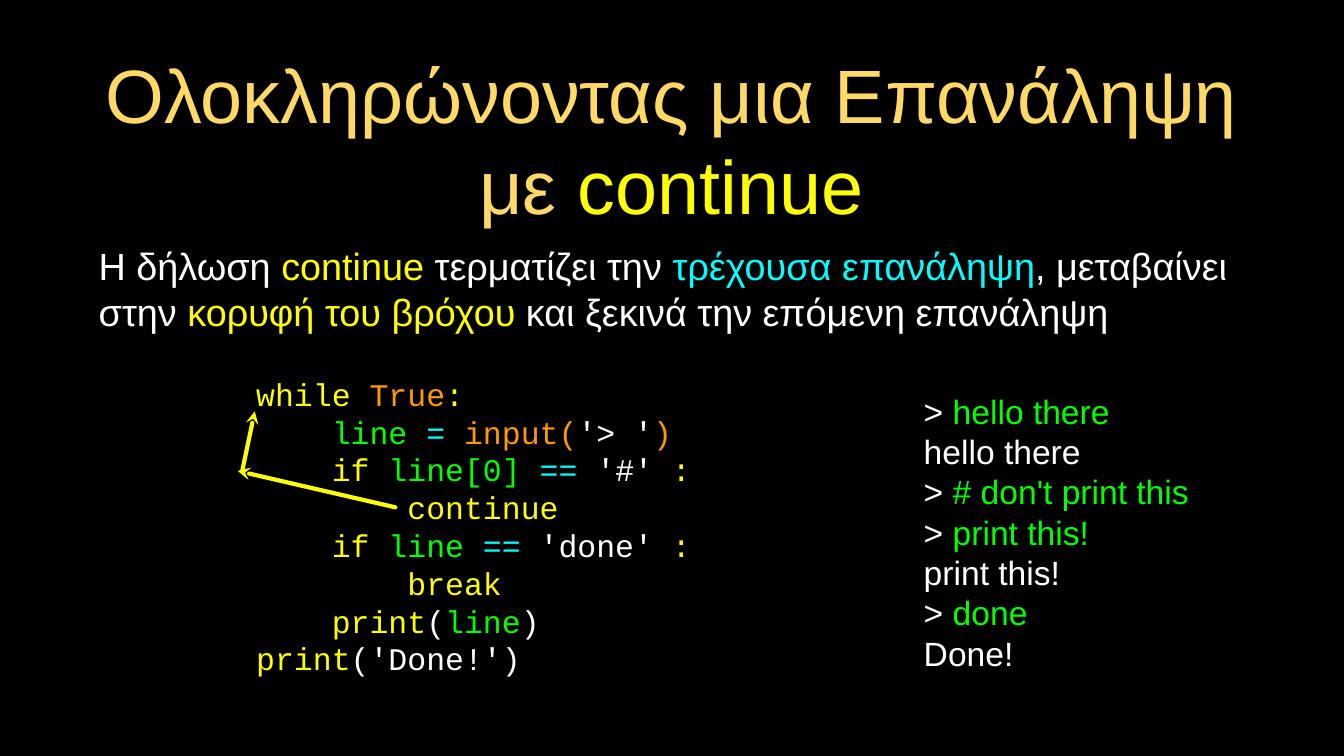
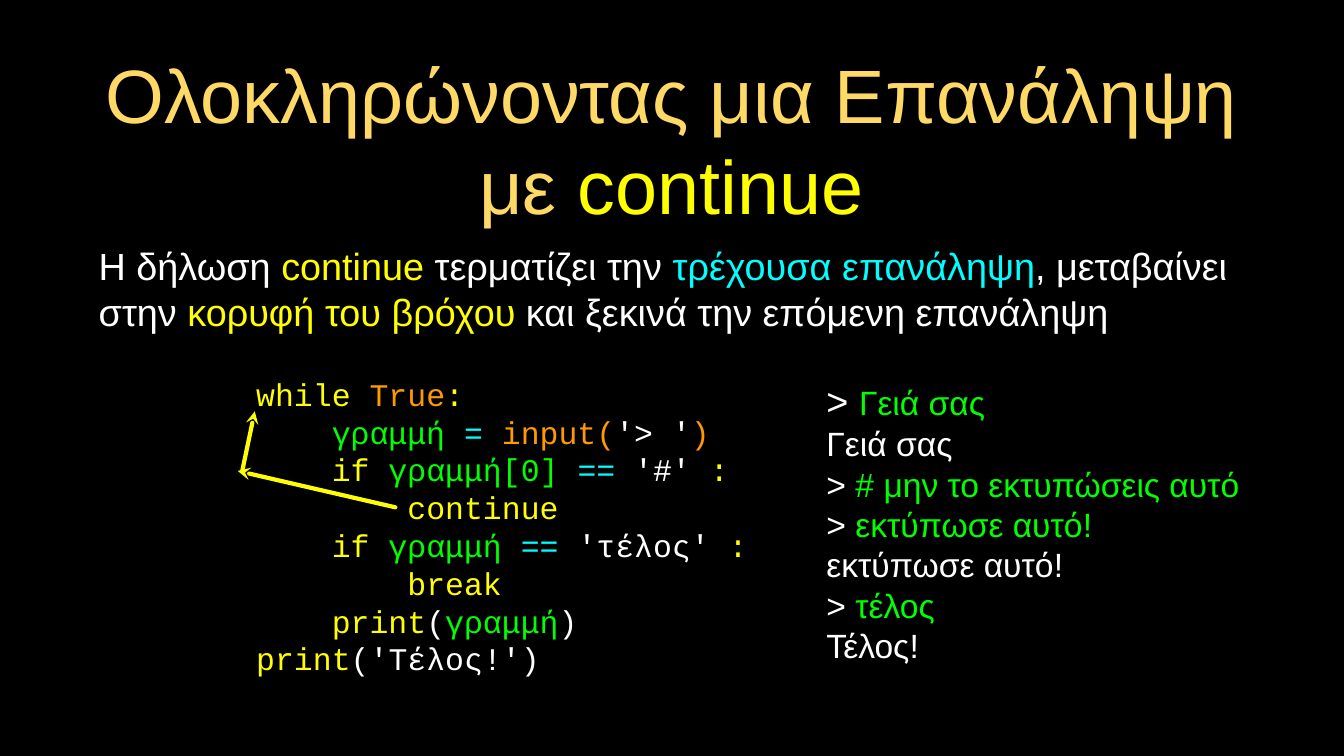
Before and after one commit to csev/py4e, a slide deck: slide 9 of lectures3/gr/Pythonlearn-05-Iterations.pptx. Drawn at 1344x756 pixels with LibreOffice and Linux fonts; fonts in the diff are those of the drawing. Boxes give left, top, right and bottom in pixels: in the first picture for what was removed or moved away, otherwise in the second. Text is boxed around its words. In the diff, an @@ line names an element or a change of style, - is before the commit and + after.

```diff
--- a/lectures3/gr/Pythonlearn-05-Iterations.pptx
+++ b/lectures3/gr/Pythonlearn-05-Iterations.pptx
@@ text added at (826,389,1239,664), 32 pt, text #00FF00 @@
+> Γειά σας
+Γειά σας
+> # μην το εκτυπώσεις αυτό
+> εκτύπωσε αυτό!
+εκτύπωσε αυτό!
+> τέλος
+Τέλος!
@@ text removed at (924,399,1188,667) @@
-> hello there
-hello there
-> # don't print this
-> print this!
-print this!
-> done
-Done!
@@ text at (332,421,653,491): text changed @@
-line = input('> ')
-if line[0] == '#' :
+γραμμή = input('> ')
+if γραμμή[0] == '#' :
@@ text at (332,534,710,564): text changed @@
-if line == 'done' :
+if γραμμή == 'τέλος' :
@@ text at (256,610,578,677): text changed @@
-print(line)
-print('Done!')
+print(γραμμή)
+print('Τέλος!')
```
Also in this commit, not shown: 24 other slides changed, 9 other files.
